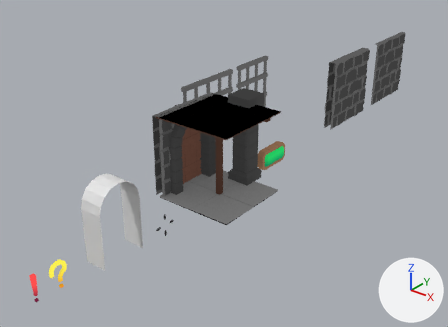
A saved change to the Blender file blender/props.blend.
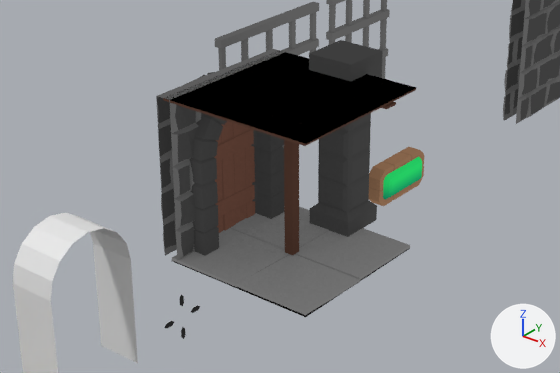
There are two pictures of each version: one whole from a 50 mm camera at (4.09, -6.03, 3.53) aimed at (-0.76, 0.04, -0.24), one close up on the part from 17% to 79% of the width and 21% to 77% of the height. Lighting does not change. The marker at lower right points along +X, +Y and +Z.

Before the edit, the objects in view are built like this:
```python
me_doorframe1 = bpy.data.meshes.new('DoorFrame1')
me_doorframe1.from_pydata(...)  # 100 vertices, 73 faces; spans x 0.0..0.144, y 0.0..0.369, z 0.0..0.963
me_doorframe1.materials.append(mat_previewmaterial)
me_lightgem = bpy.data.meshes.new('LightGem')
me_lightgem.from_pydata(...)  # 20 vertices, 17 faces; spans x 0.091..0.128, y -0.208..0.208, z 0.055..0.226
me_lightgem.materials.append(mat_previewmaterial)
me_lightgemholder = bpy.data.meshes.new('LightGemHolder')
me_lightgemholder.from_pydata(...)  # 112 vertices, 85 faces; spans x 0.0..0.095, y -0.247..0.247, z 0.016..0.265
me_lightgemholder.materials.append(mat_previewmaterial)
ob_doorframe1 = bpy.data.objects.new('DoorFrame1', me_doorframe1)
ob_doorframe1.location = (-0.5, -1.0, 0.0)
_m = ob_doorframe1.modifiers.new('Mirror', 'MIRROR')
_m.use_axis = (True, True, False)
_m.use_clip = True
ob_lightgem = bpy.data.objects.new('LightGem', me_lightgem)
ob_lightgem.location = (0.0, 0.0, 0.0)
ob_lightgemholder = bpy.data.objects.new('LightGemHolder', me_lightgemholder)
ob_lightgemholder.location = (0.0, 0.0, 0.0)
# also in view: 'WoodenDoor1' at (-0.5, -0.98, 0.41); 'DoorCutter' at (0.0, -2.65, 0.42); 'BrickWallHole1' at (-0.5, -1.0, 0.5); 'CellDoor1' at (-1.0, 0.99, 0.48); 'CellWall1' at (-1.0, 0.0, 0.48)
```
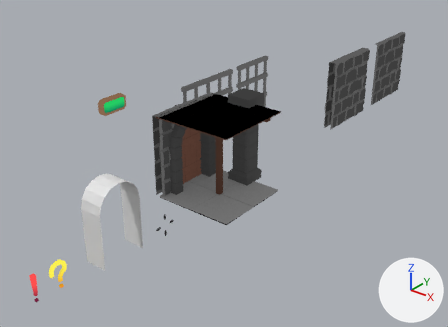
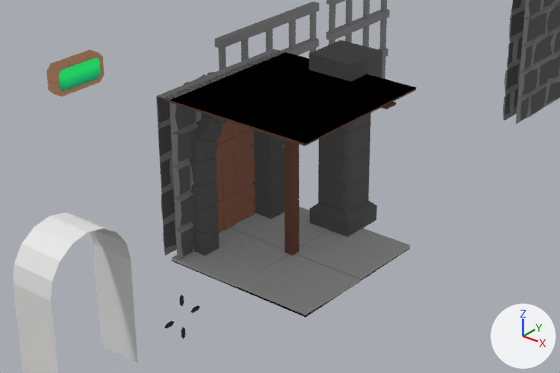
Edits to the bpy script that builds the scene:
```text
Change ob_lightgemholder:
    ob_lightgemholder.location: (0.0, 0.0, 0.0) -> (-3.0, 0.0, 0.0)
Change ob_lightgem:
    ob_lightgem.location: (0.0, 0.0, 0.0) -> (-3.0, 0.0, 0.0)
```

Boxes (x1, y1, x2, y2) around the edits, measured in the close-ups (560 x 373 px):
'LightGemHolder', moved
    before: (369, 147, 424, 206)
    after: (47, 50, 104, 97)
'LightGem', moved
    before: (383, 157, 422, 200)
    after: (59, 58, 100, 91)
